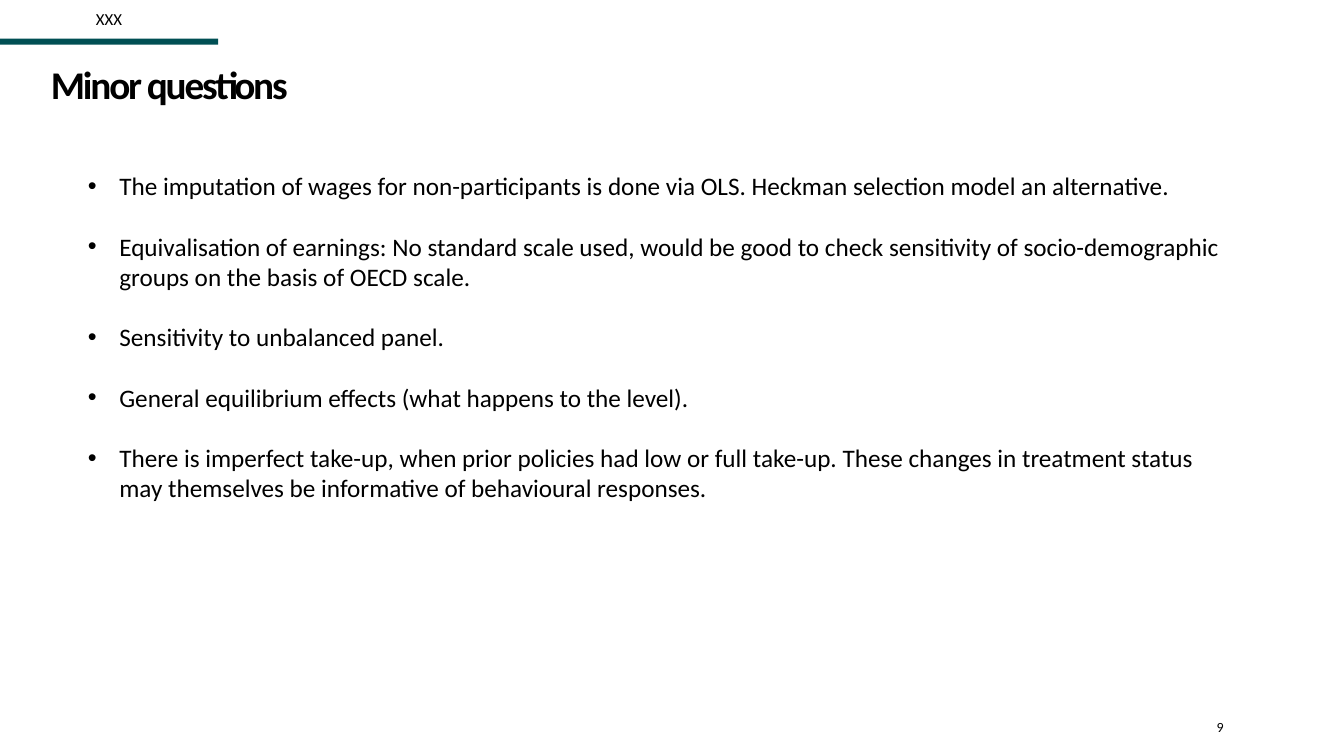
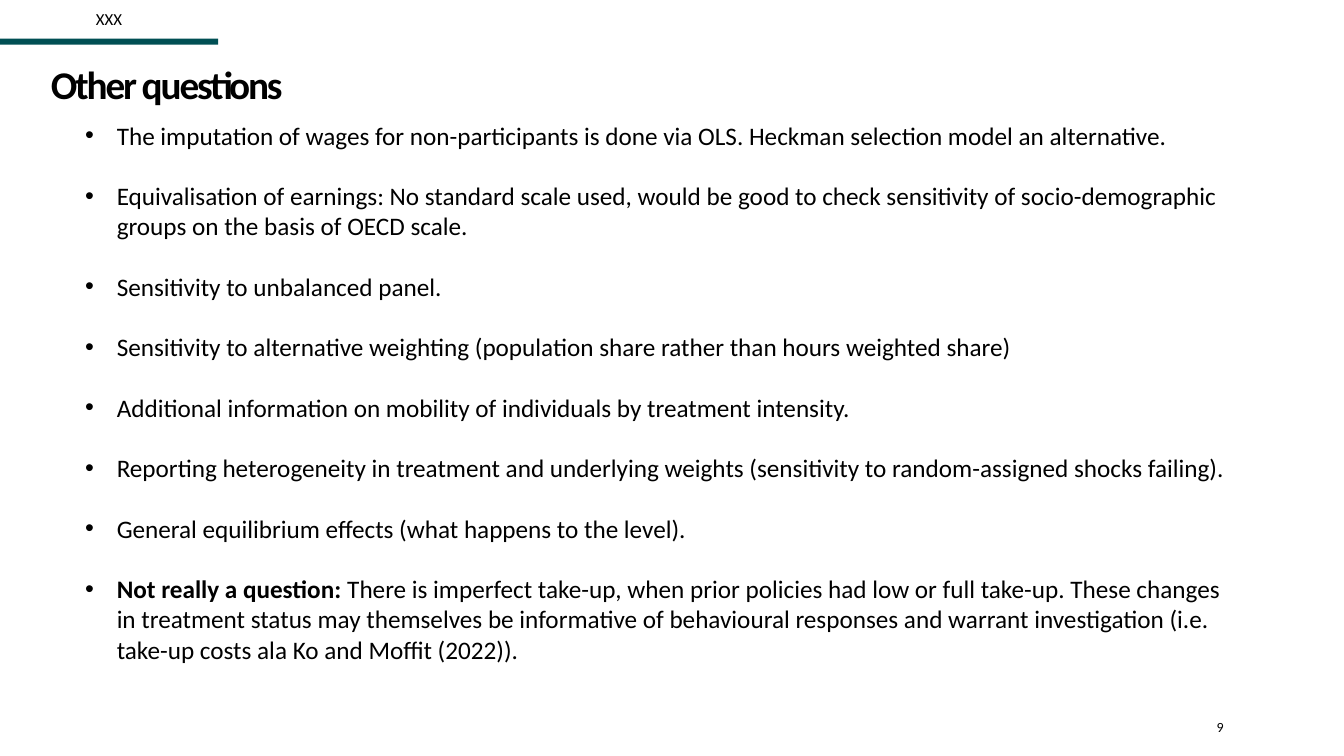
Before and after one commit to Zjub/TVHENZ, a slide deck: slide 9 of e61 Projects/Presentations/Discusant Wage Subsides TTPI Aug 2025.pptx. Drawn at 1344x756 pixels with LibreOffice and Linux fonts; fonts in the diff are those of the drawing; background and template pictures are left out. Boxes give left, top, right and bottom in pixels: in the first picture for what was removed or moved away, otherwise in the second. Text is boxed around its words. In the diff, an @@ line names an element or a change of style, - is before the commit and + after.

```diff
--- a/e61 Projects/Presentations/Discusant Wage Subsides TTPI Aug 2025.pptx
+++ b/e61 Projects/Presentations/Discusant Wage Subsides TTPI Aug 2025.pptx
@@ title at box(51, 71, 283, 105): text changed @@
-Minor questions
+Other questions
@@ text "The imputation of wages for ...": place and size @@
-text "The imputation of wages for ..." at box(119, 177, 1219, 501)
+text "The imputation of wages for ..." at box(117, 127, 1224, 663)
@@ text at box(117, 338, 1224, 482): paragraphs added @@
+• Sensitivity to alternative weighting (population share rather than hours weighted share)
+• Additional information on mobility of individuals by treatment intensity.
+• Reporting heterogeneity in treatment and underlying weights (sensitivity to random-assigned shocks failing).
@@ text at box(117, 580, 1219, 663): text changed @@
-• There is imperfect take-up, when prior policies had low or full take-up. These changes in treatment status may themselves be informative of behavioural responses.
+• Not really a question: There is imperfect take-up, when prior policies had low or full take-up. These changes in treatment status may themselves be informative of behavioural responses and warrant investigation (i.e. take-up costs ala Ko and Moffit (2022)).
```
Also in this commit, not shown: 7 other slides changed, 4 other files.
